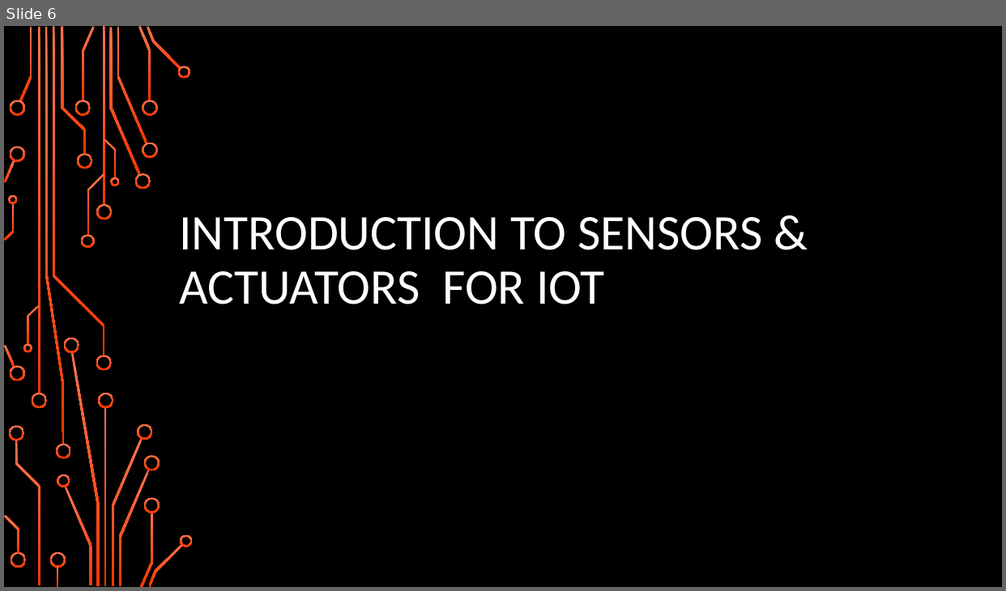
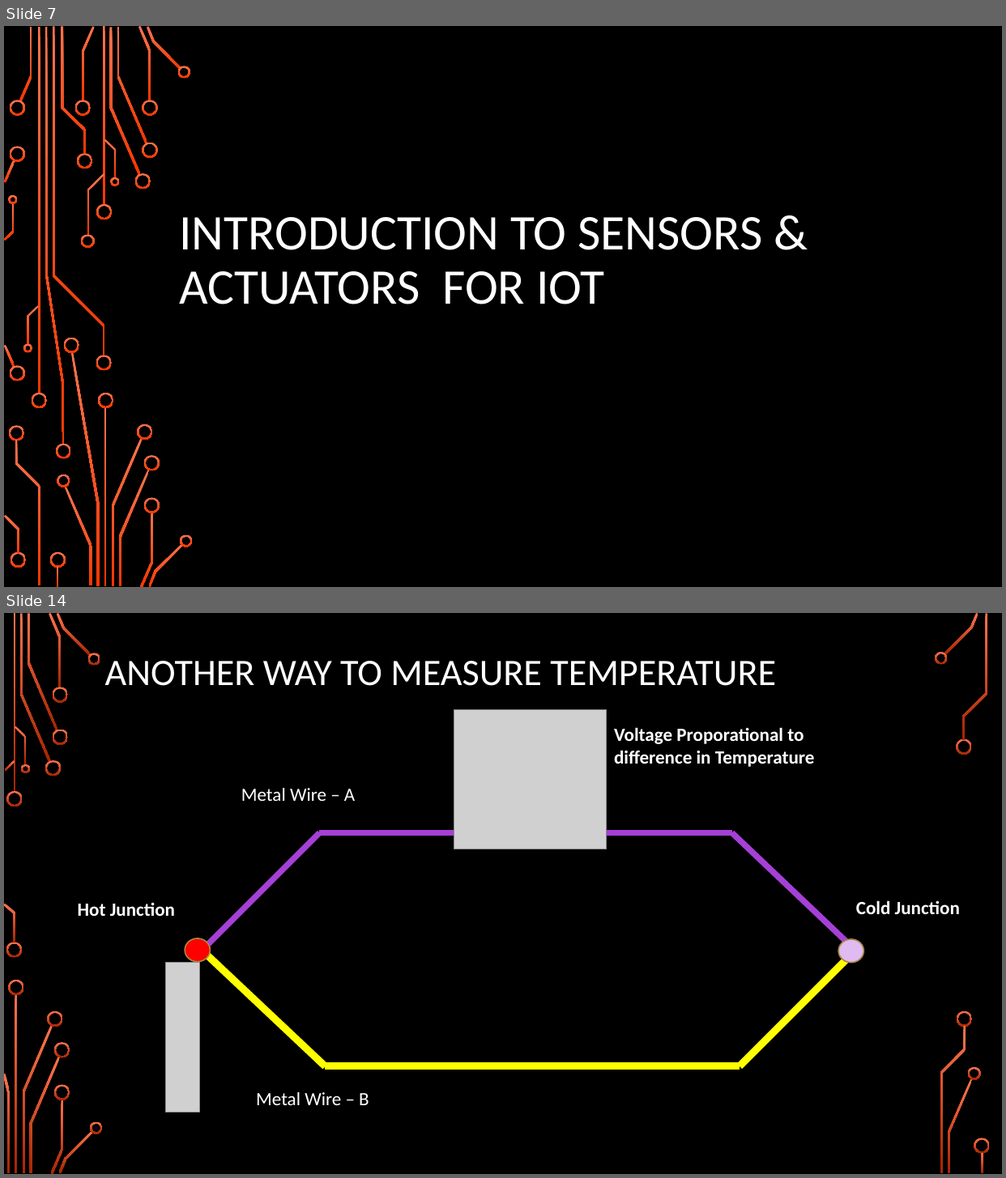
Before and after one commit to girishsukukumar/IoTWorkshop, a slide deck: Module-2.pptx. Shown one above the other, each under a label of ours: slide 6 before the commit, slides 7 and 14 after it; the slides between them are not shown. The pictures are 1006x591 and 1006x1178 pixels, drawn with LibreOffice and Linux fonts; fonts in the diff are those of the drawing; grey boxes stand for pictures; background and template pictures are left out. Boxes give left, top, right and bottom in pixels: in the first picture for what was removed or moved away, otherwise in the second. Text is boxed around its words. In the diff, an @@ line names an element or a change of style, - is before the commit and + after.

```diff
--- a/Module-2.pptx
+++ b/Module-2.pptx
@@ slide 14 added at <box>4,613,1002,1174</box>, background picture (left out) @@
@@ title added at <box>105,661,776,686</box>, 36 pt, text #FFFFFF @@
+ANOTHER WAY TO MEASURE TEMPERATURE
@@ picture added at <box>454,709,607,850</box> @@
@@ text added at <box>614,727,815,767</box>, 18 pt, text #FFFFFF, bold @@
+Voltage Proporational to difference in Temperature
@@ text added at <box>241,788,355,801</box>, 18 pt, text #FFFFFF @@
+Metal Wire – A
@@ line added from (205, 948) to (320, 833), #A540D7 5.75 pt @@
@@ line added from (320, 833) to (454, 833), #A540D7 5.75 pt @@
@@ line added from (607, 833) to (732, 833), #A540D7 5.75 pt @@
@@ line added from (732, 833) to (851, 946), #A540D7 5.75 pt @@
@@ text added at <box>78,902,175,916</box>, 18 pt, text #FFFFFF, bold @@
+Hot Junction
@@ text added at <box>856,901,960,914</box>, 18 pt, text #FFFFFF, bold @@
+Cold Junction
@@ ellipse added at <box>185,939,211,962</box>, fill #FF0000, outline #AC8741 1.25 pt @@
@@ line added from (740, 1067) to (854, 952), #FFFF00 7 pt @@
@@ ellipse added at <box>839,939,864,963</box>, fill #DFBBF1, outline #AC8741 1.25 pt @@
@@ picture added at <box>165,963,199,1112</box> @@
@@ line added from (205, 953) to (325, 1067), #FFFF00 7 pt @@
@@ line added from (325, 1067) to (740, 1067), #FFFF00 7 pt @@
@@ text added at <box>256,1093,369,1105</box>, 18 pt, text #FFFFFF @@
+Metal Wire – B
@@ group added at <box>4,613,990,1174</box>: 33 freeform shapes, 3 rectangles @@
@@ what was slide 6 is now slide 7 @@
```
Also in this commit, not shown: 6 slides changed, 16 other slides added.
